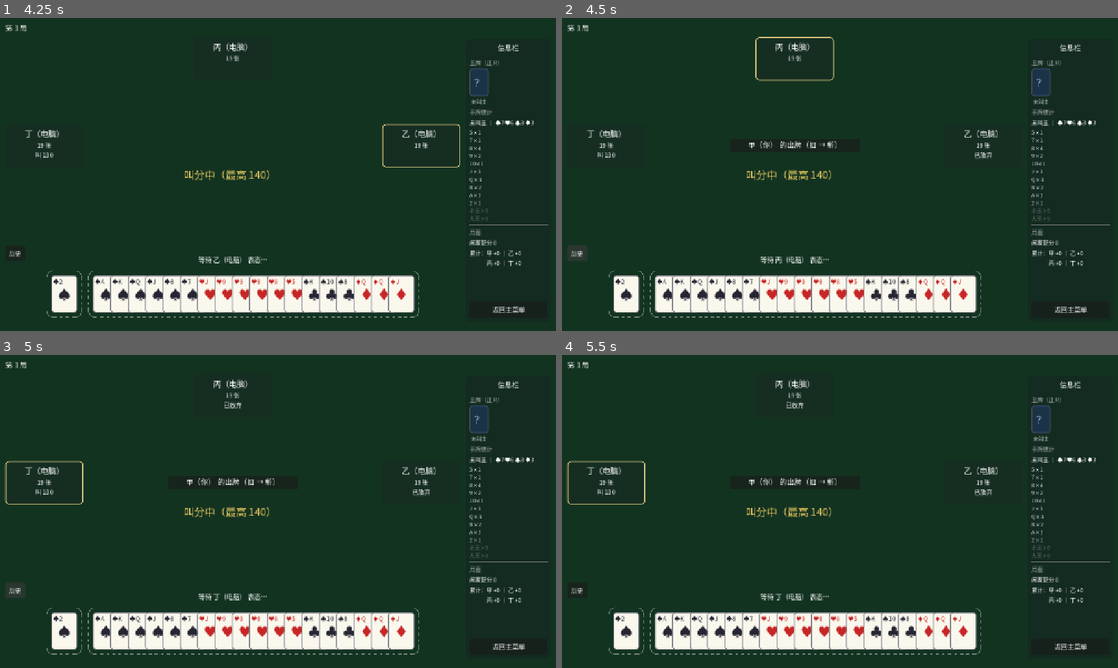
Above: before the commit, frames 1-4 (two rows, left to right).
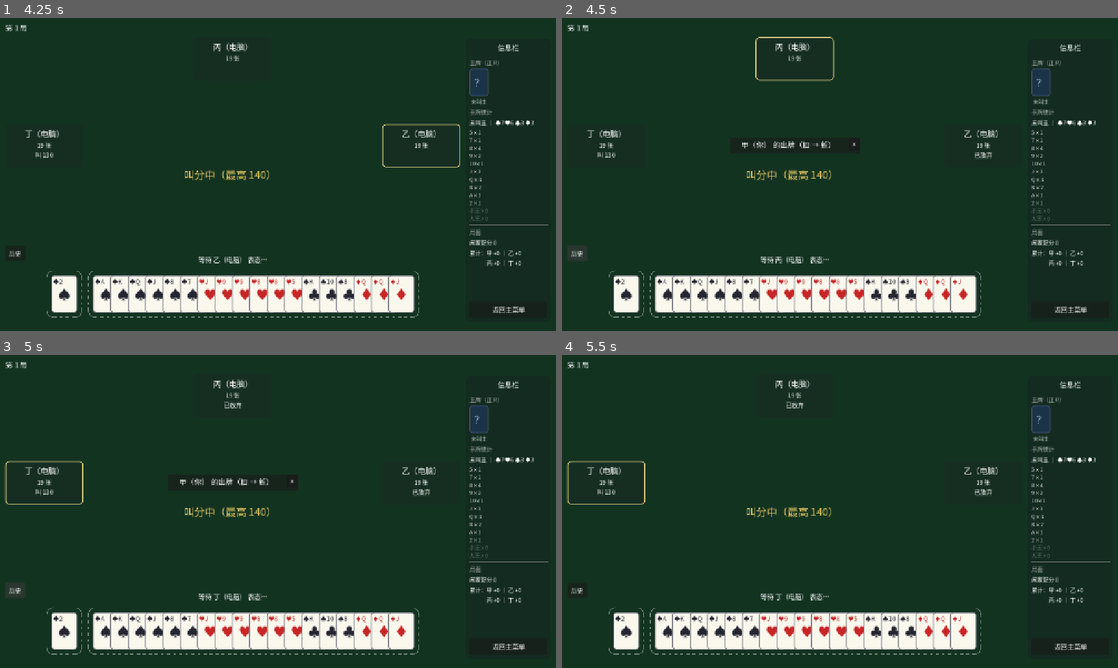
Above: after the commit, the same moments.

Repository: longy1/three-beat-one
Game: Godot game, scene res://scene/main_menu.tscn
The game is run twice, just before and just after one commit, with the same random seed, the same clock (stepped at 60 frames per second) and the same inputs.
Inputs (mouse positions are in pixels of both pictures, inside the frame that each line leads up to):
- Up to frame 1 (4.25 s): click "开始对局（1 人对 3 电脑）" at 0.5 s; click "叫 135" at 1.25 s; click "返回主菜单" at 2 s; click "开始对局（1 人对 3 电脑）" at 2.75 s; click "叫 140" at 3.5 s
- Up to frame 2 (4.5 s): click "历史" at 4.25 s
- Up to frame 3 (5 s): no input
- Up to frame 4 (5.5 s): click (856, 480) at 5 s, where only the run after the commit has a clickable "✕"

Frame 1 is identical in both runs. In frame 2, 0.3% of the frame differs, in the area x 32-53%, y 39-42%; in frame 3, 0.3%; in frame 4, 0.2%.

Commit message:
ui: 出牌历史按钮改为点击开/关（打开即钉住，弹层右上角 ✕ 关闭）；座位面板与牌堆按钮保持悬停路径；+开关/X 回归用例

Diff:
--- a/script/game_table.gd
+++ b/script/game_table.gd
@@ -93,8 +93,8 @@
 	hand_area.play_requested.connect(_submit_human_play)
 	_piles = PileViewer.new()
 	_piles.setup(self)
-	_piles.history_chip.mouse_entered.connect(func(): _piles.show_history(HUMAN_SEAT, engine.trick_history, SEAT_NAMES))
-	_piles.history_chip.mouse_exited.connect(_piles.hide_timer.start)
+	# 「历史」按钮：点击开/关（钉住模式，X 关闭；2026-11-17 起弃用悬停）
+	_piles.history_chip.pressed.connect(func(): _piles.toggle_history_pinned(HUMAN_SEAT, engine.trick_history, SEAT_NAMES))
 	_piles.bottom_button.mouse_entered.connect(func():
 		if engine.banker_seat == HUMAN_SEAT:
 			_piles.show_bottom(engine.buried))
@@ -103,7 +103,7 @@
 		var panel: SeatPanel = seat_panels[seat]
 		panel.setup(seat)  # 注入座位号（组件悬停信号携带它定位牌堆）
 		panel.pile_hovered.connect(func(s: int): _piles.show_history(s, engine.trick_history, SEAT_NAMES))
-		panel.pile_exited.connect(_piles.hide_timer.start)  # 裸 Callable 直连；写成 func(): xxx.start 是求值不调用（曾致弹层永久滞留）
+		panel.pile_exited.connect(_piles.request_hide)  # 钉住的弹层不自动隐藏；裸 Callable 直连（func(): x.start 是求值不调用，曾致弹层永久滞留）
 
 	engine.start_session()  # 同步发出首个 auction_required，由处理器完成首帧刷新
 
--- a/script/pile_viewer.gd
+++ b/script/pile_viewer.gd
@@ -15,6 +15,7 @@
 var history_popup: PanelContainer
 var bottom_popup: PanelContainer
 var showing_seat := -1          ## 历史弹层当前展示的座位（-1 = 未展示；悬停期间历史增长时就地刷新用）
+var history_pinned := false     ## 历史弹层被「历史」按钮点击钉住（X/再次点击关闭，悬停自动隐藏不生效）
 
 
 func setup(root: Control) -> void:
@@ -60,6 +61,30 @@
 	hide_timer.stop()
 
 
+## 「历史」按钮点击开关（2026-11-17：原为悬停出/移出收，触屏上悬停不成立）。
+## 打开即钉住：不受 0.1s 悬停自动隐藏影响，由 X / 再次点击关闭。
+func toggle_history_pinned(seat: int, trick_history: Array, seat_names: Array) -> void:
+	if history_popup.visible and history_pinned:
+		close_history()
+		return
+	history_pinned = true
+	show_history(seat, trick_history, seat_names)
+
+
+## 关闭历史弹层（X 按钮 / 再次点击）
+func close_history() -> void:
+	history_popup.visible = false
+	history_pinned = false
+	showing_seat = -1
+
+
+## 悬停类自动隐藏入口（面板/弹层移出）：钉住的弹层不受影响
+func request_hide() -> void:
+	if history_pinned:
+		return
+	hide_timer.start()
+
+
 ## 弹层仍可见（鼠标停在面板/弹层上阅读）而历史增长时：就地重建行内容。
 ## 状态驱动（由 trick_settled → _refresh 调用），非定时轮询；保留滚动位置。
 func refresh_history(trick_history: Array, seat_names: Array) -> void:
@@ -74,7 +99,7 @@
 
 ## 弹层行内容填充（show_history / refresh_history 公共路径）
 func _fill_history(seat: int, trick_history: Array, seat_names: Array) -> void:
-	var title: Label = history_popup.get_node("VBox/Title")
+	var title: Label = history_popup.get_node("VBox/Header/Title")
 	title.text = "%s 的出牌（旧 → 新）" % seat_names[seat]
 	var list: VBoxContainer = history_popup.get_node("VBox/Scroll/List")
 	for child in list.get_children():
@@ -138,16 +163,18 @@
 	if bottom_popup != null:
 		bottom_popup.visible = false
 	showing_seat = -1
-
-
-## 居中弹层骨架：点锚 = 主牌桌十字中心，grow 向四周自适应（尺寸随内容）
+	history_pinned = false
+
+
+## 居中弹层骨架：点锚 = 主牌桌十字中心，grow 向四周自适应（尺寸随内容）。
+## 移出弹层走 request_hide（钉住的弹层不自动隐藏）
 func _build_popup(root: Control, popup_name: String) -> PanelContainer:
 	var popup := PanelContainer.new()
 	popup.name = popup_name
 	popup.visible = false
 	popup.mouse_filter = Control.MOUSE_FILTER_STOP
 	popup.mouse_entered.connect(hide_timer.stop)
-	popup.mouse_exited.connect(hide_timer.start)
+	popup.mouse_exited.connect(request_hide)
 	popup.anchor_left = UiStyle.MAIN_TABLE_CENTER.x
 	popup.anchor_right = UiStyle.MAIN_TABLE_CENTER.x
 	popup.anchor_top = UiStyle.MAIN_TABLE_CENTER.y
@@ -163,11 +190,23 @@
 	vbox.name = "VBox"
 	vbox.add_theme_constant_override("separation", 6)
 	history_popup.add_child(vbox)
+	var header := HBoxContainer.new()
+	header.name = "Header"
+	vbox.add_child(header)
 	var title := Label.new()
 	title.name = "Title"
 	title.horizontal_alignment = HORIZONTAL_ALIGNMENT_CENTER
+	title.size_flags_horizontal = Control.SIZE_EXPAND_FILL
 	title.add_theme_font_size_override("font_size", 17)
-	vbox.add_child(title)
+	header.add_child(title)
+	var close_btn := Button.new()
+	close_btn.name = "CloseButton"
+	close_btn.text = "✕"
+	close_btn.add_theme_font_size_override("font_size", 14)
+	close_btn.custom_minimum_size = Vector2(26, 26)
+	close_btn.focus_mode = Control.FOCUS_NONE
+	close_btn.pressed.connect(close_history)
+	header.add_child(close_btn)
 	var scroll := ScrollContainer.new()
 	scroll.name = "Scroll"
 	scroll.size_flags_vertical = Control.SIZE_EXPAND_FILL
--- a/test/test_ui.gd
+++ b/test/test_ui.gd
@@ -73,7 +73,7 @@
 	var popup: PanelContainer = table.get_node_or_null("PilePopup")
 	test.check(popup != null and popup.visible, "悬停后牌堆弹层显示")
 	if popup != null and popup.visible:
-		var title: Label = popup.get_node("VBox/Title")
+		var title: Label = popup.get_node("VBox/Header/Title")
 		test.check("丁" in title.text, "弹层标题含座位名（实际：%s）" % title.text)
 	await _release_table(table)
 
@@ -88,10 +88,12 @@
 	eng.submit_bid(0, GameEngine.BID_PASS)
 	eng.submit_trump(0, Card.Suit.SPADE, Card.RANK_9)
 	eng.submit_discard(0, AiPolicy.choose_discard(eng.hands[0], eng.trump))
-	table._piles.history_chip.mouse_entered.emit()
+	# 历史按钮已改点击开关（2026-11-17）；悬停自动隐藏路径改由座位面板驱动
+	var panel: SeatPanel = table.seat_panels[3]
+	panel.mouse_entered.emit()
 	var popup: PanelContainer = table._piles.history_popup
 	test.check(popup.visible, "悬停后弹层显示")
-	table._piles.history_chip.mouse_exited.emit()  # 移出入口 → 启动延迟隐藏
+	panel.mouse_exited.emit()  # 移出入口 → 启动延迟隐藏
 	await tree_pause()  # ~0.05s < 0.1s：弹层应仍在
 	test.check(popup.visible, "移出后 0.1s 内弹层保持显示（延迟隐藏）")
 	var tree: SceneTree = Engine.get_main_loop()
@@ -443,3 +445,32 @@
 	await tree_pause()
 	test.eq(eng.phase, Phase.SETTLED, "迷你局结算完成")
 	await _release_table(table)
+
+
+## 历史按钮点击开关 + 弹层 X 关闭（2026-11-17 用户需求）：
+## 打开即钉住（面板移出/悬停计时器不隐藏），X 或再次点击关闭
+func test_history_chip_click_toggle_with_x(test) -> void:
+	var table = await _spawn_table()
+	var eng: GameEngine = table.engine
+	_deal(eng, 0)
+	var chip: Button = table._piles.history_chip
+	var popup: PanelContainer = table._piles.history_popup
+	chip.pressed.emit()  # 点击打开
+	test.check(popup.visible, "点击历史按钮 → 弹层显示")
+	test.check(table._piles.history_pinned, "点击打开 → 钉住模式")
+	chip.pressed.emit()  # 再次点击 → 关闭
+	test.check(not popup.visible, "再次点击 → 弹层关闭")
+	chip.pressed.emit()  # 重新打开
+	test.check(popup.visible and table._piles.history_pinned, "可重新打开（钉住）")
+	# 钉住后：面板移出 / 弹层移出都不自动隐藏
+	table.seat_panels[3].mouse_entered.emit()  # 悬停丁 → 内容切为丁（仍钉住）
+	table.seat_panels[3].mouse_exited.emit()
+	table._piles.request_hide()
+	await tree_pause()
+	test.check(popup.visible, "钉住的弹层不受悬停自动隐藏影响")
+	var x_btn: Button = popup.get_node("VBox/Header/CloseButton")
+	test.check(x_btn != null and x_btn.visible, "弹层右上角有 ✕ 关闭按钮")
+	x_btn.pressed.emit()
+	test.check(not popup.visible, "点击 ✕ → 弹层关闭")
+	test.check(not table._piles.history_pinned, "关闭后解除钉住")
+	await _release_table(table)
Not shown, changed: AGENTS.md
